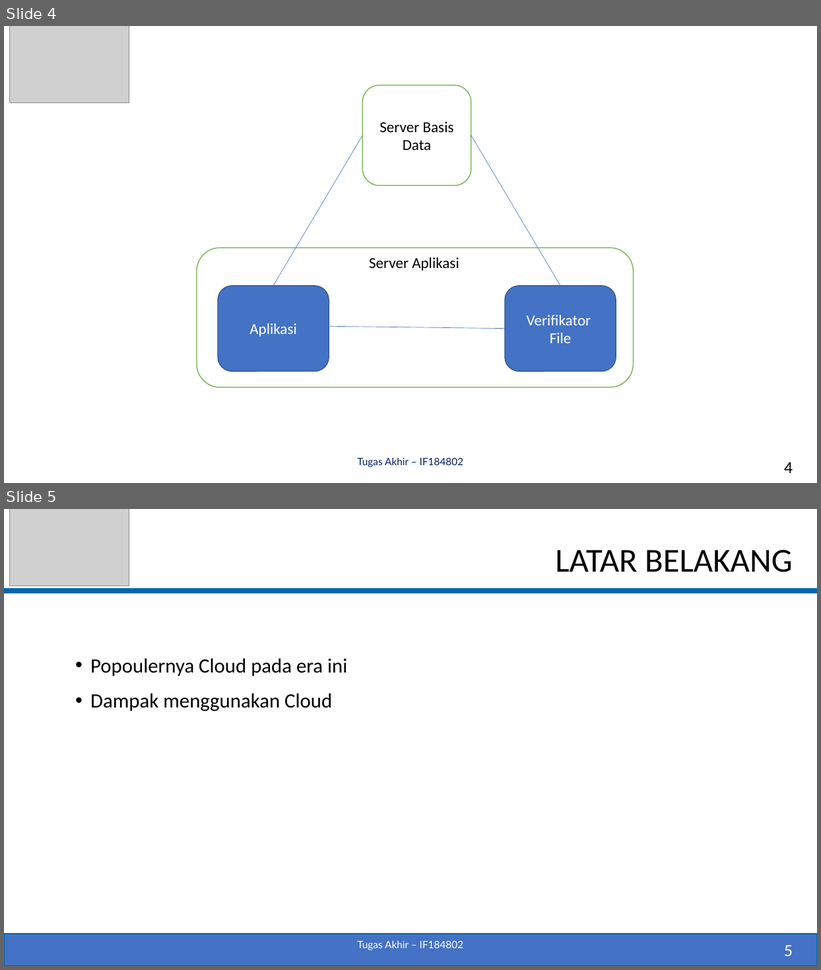
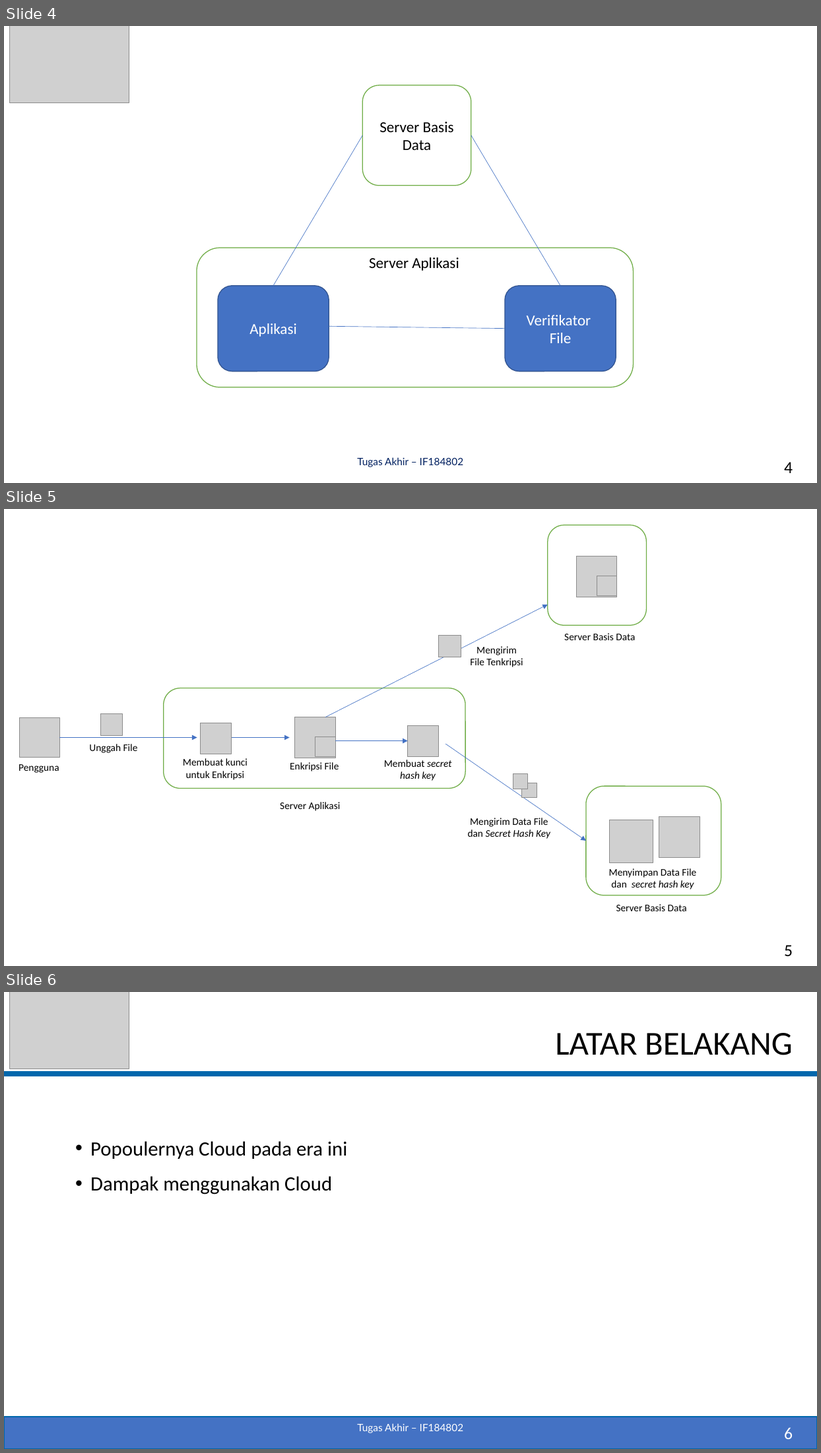
Before and after one commit to fajrisalam/Tugas-Akhir, a slide deck: PPT_SIDANG [Autosaved].pptx. Shown one above the other, each under a label of ours: slides 4 and 5 before the commit, slides 4, 5 and 6 after it. The pictures are 821x970 and 821x1453 pixels, drawn with LibreOffice and Linux fonts; fonts in the diff are those of the drawing; grey boxes stand for pictures; background and template pictures are left out. Boxes give left, top, right and bottom in pixels: in the first picture for what was removed or moved away, otherwise in the second. Text is boxed around its words. In the diff, an @@ line names an element or a change of style, - is before the commit and + after.

```diff
--- a/PPT_SIDANG [Autosaved].pptx
+++ b/PPT_SIDANG [Autosaved].pptx
@@ slide 5 added at (4, 509, 817, 966), background #FFFFFF @@
@@ rounded rectangle added at (548, 525, 647, 625), fill #FFFFFF, outline #70AD47 1 pt @@
@@ picture added at (577, 557, 618, 597) @@
@@ picture added at (597, 576, 617, 595) @@
@@ arrow added from (325, 718) to (548, 605), #4472C4 0.5 pt @@
@@ picture added at (439, 635, 461, 657) @@
@@ text added at (470, 646, 523, 667), 12 pt, text #000000 @@
+Mengirim File Tenkripsi
@@ text added at (564, 633, 635, 640), 12 pt, text #000000 @@
+Server Basis Data
@@ rounded rectangle added at (164, 689, 466, 788), fill #FFFFFF, outline #70AD47 1 pt @@
@@ picture added at (20, 718, 59, 757) @@
@@ picture added at (101, 714, 123, 736) @@
@@ picture added at (201, 723, 232, 755) @@
@@ picture added at (295, 718, 336, 758) @@
@@ picture added at (408, 725, 439, 757) @@
@@ arrow added from (59, 738) to (197, 738), #4472C4 0.5 pt @@
@@ text added at (89, 744, 138, 753), 12 pt, text #000000 @@
+Unggah File
@@ arrow added from (232, 738) to (290, 738), #4472C4 0.5 pt @@
@@ picture added at (316, 737, 336, 757) @@
@@ arrow added from (336, 741) to (408, 741), #4472C4 0.5 pt @@
@@ arrow added from (446, 744) to (586, 841), #4472C4 0.5 pt @@
@@ text added at (19, 764, 59, 773), 12 pt, text #000000 @@
+Pengguna
@@ text added at (183, 758, 248, 780), 12 pt, text #000000 @@
+Membuat kunci untuk Enkripsi
@@ text added at (290, 762, 339, 772), 12 pt, text #000000 @@
+Enkripsi File
@@ text added at (384, 760, 451, 781), 12 pt, text #000000, italic @@
+Membuat secret hash key
@@ picture added at (514, 774, 528, 789) @@
@@ picture added at (522, 784, 537, 798) @@
@@ text added at (280, 802, 341, 811), 12 pt, text #000000 @@
+Server Aplikasi
@@ rounded rectangle added at (586, 787, 721, 896), fill #FFFFFF, outline #70AD47 1 pt @@
@@ text added at (468, 818, 550, 839), 12 pt, text #000000 @@
+Mengirim Data File dan Secret Hash Key
@@ picture added at (610, 820, 653, 863) @@
@@ picture added at (659, 817, 700, 858) @@
@@ text added at (609, 869, 696, 890), 12 pt, text #000000 @@
+Menyimpan Data File dan secret hash key
@@ text added at (616, 904, 687, 912), 12 pt, text #000000 @@
+Server Basis Data
@@ page number added at (784, 945, 793, 956), 20 pt, text #000000 @@
+5
@@ what was slide 5 is now slide 6 @@
@@ page number at (784, 1428, 793, 1439): text changed @@
-5
+6
```
Also in this commit, not shown: 3 other files.
